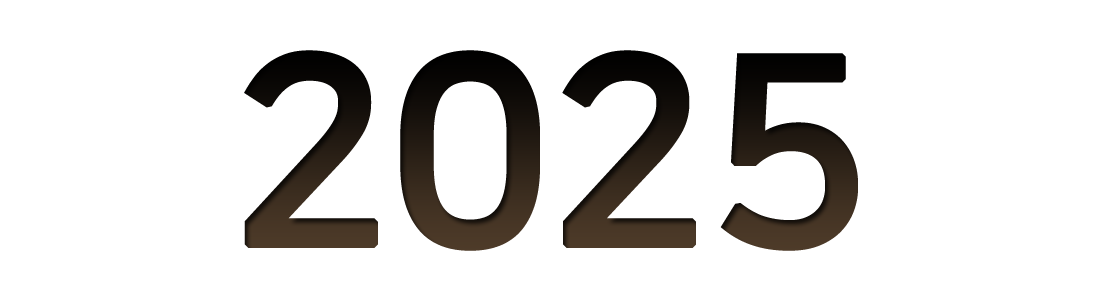
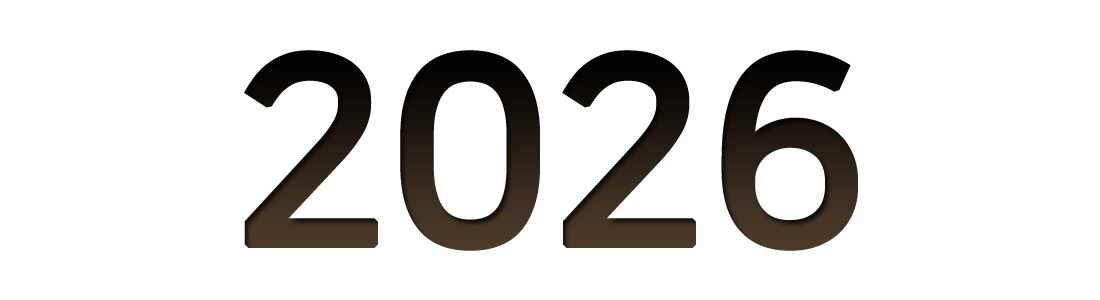
Layers edited between the first and the second (1100, 300) image:
added layer "2026 copy 2" in group "effect1" over 720, 50, 858, 251
hid "2025 copy 2" over 720, 50, 858, 251
